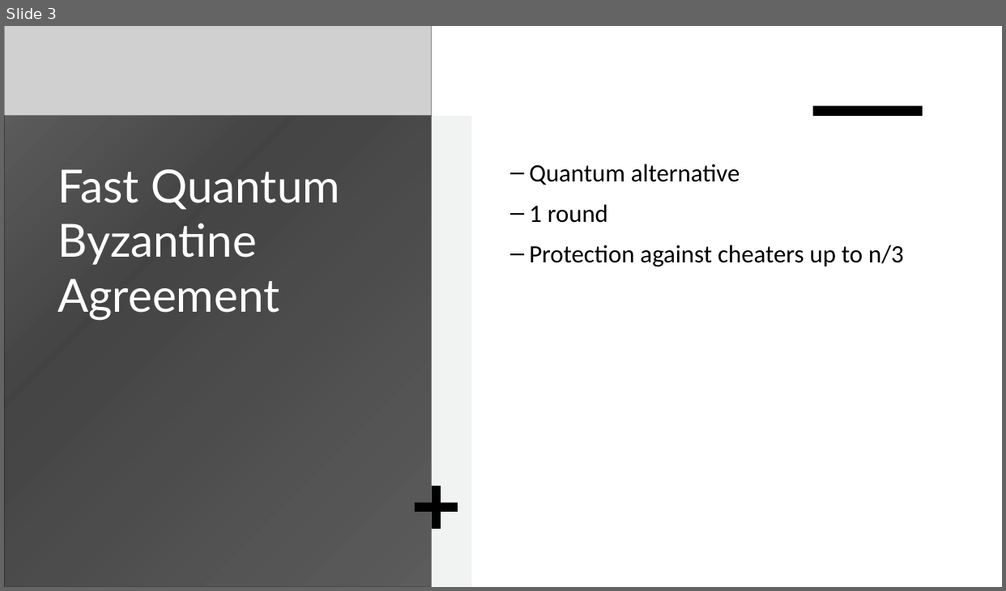
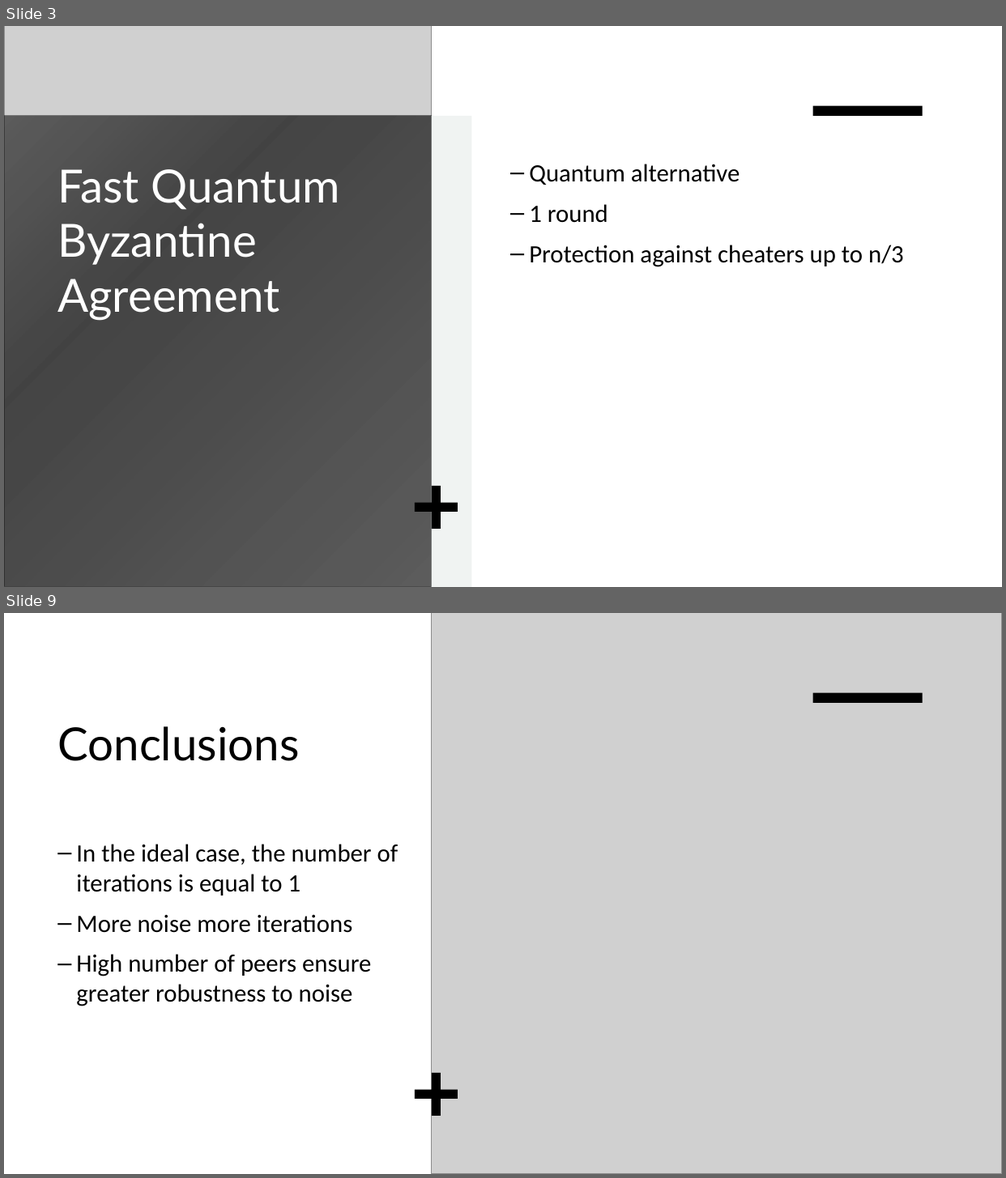
Before and after one commit to ado901/Quantum-Byzantine-Protocol, a slide deck: Fast Quantum Byzantine Agreement.pptx. Shown one above the other, each under a label of ours: slide 3 before the commit, slides 3 and 9 after it; the slides between them are not shown. The pictures are 1006x591 and 1006x1178 pixels, drawn with LibreOffice and Linux fonts; fonts in the diff are those of the drawing; grey boxes stand for pictures. Boxes give left, top, right and bottom in pixels: in the first picture for what was removed or moved away, otherwise in the second. Text is boxed around its words. In the diff, an @@ line names an element or a change of style, - is before the commit and + after.

```diff
--- a/Fast Quantum Byzantine Agreement.pptx
+++ b/Fast Quantum Byzantine Agreement.pptx
@@ slide 9 added at [4, 613, 1002, 1174], background #FFFFFF; not listed: 1 template element that a slide beside it also shows @@
@@ rectangle added at [4, 613, 1002, 1174], fill #FFFFFF @@
@@ picture added at [432, 613, 1002, 1174] @@
@@ rectangle added at [813, 693, 923, 703], fill #000000 @@
@@ title added at [57, 726, 299, 761], 44 pt, text #000000 @@
+Conclusions
@@ text added at [76, 844, 398, 1007], 24 pt, text #000000 @@
+– In the ideal case, the number of iterations is equal to 1
+– More noise more iterations
+– High number of peers ensure greater robustness to noise
@@ plus added at [415, 1072, 458, 1115], fill #000000 @@
```
Also in this commit, not shown: 5 other slides added.
